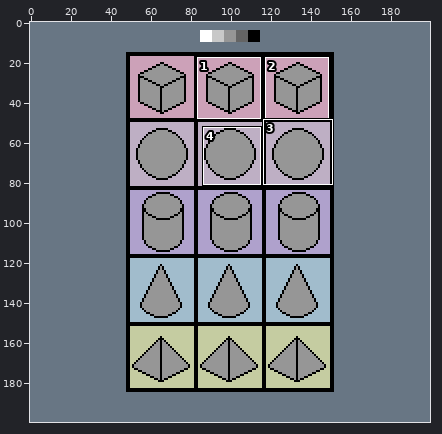
Pixel-art file, stored at Section 2 - Shading and lighting/3d-objects.ase. Above, an overview of the earlier version with the close-up marked.
Close-up. First the earlier version:
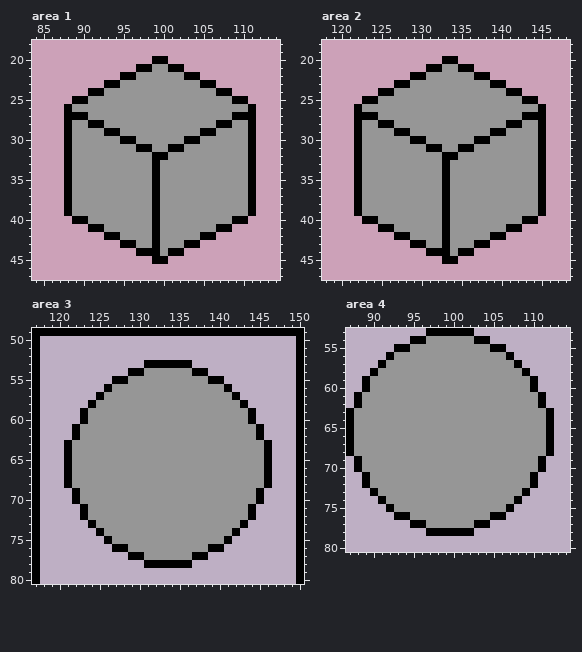
200x200 pixels, 1 frame. Shown: area 1: x 84..114, y 18..47; area 2: x 118..148, y 18..47; area 3: x 117..150, y 49..80; area 4: x 87..114, y 53..80. The commit also changed other parts of the picture, which this record leaves out.
The result:
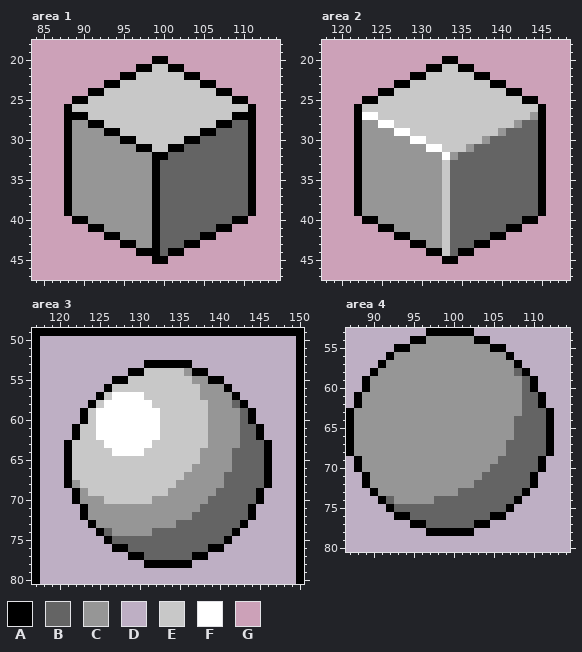
Palette (. is transparent): A #000000  B #646464  C #969696  D #beafc4  E #c8c8c8  F #ffffff  G #cca1b8
Edits made:
layer "Layer 1" added
Changed rows in their new state; - is an unchanged pixel.
Area 1, layer "Layer 1":
first column x 89:
21 ----------EE----------
22 --------EEEEEE--------
23 ------EEEEEEEEEE------
24 ----EEEEEEEEEEEEEE----
25 --EEEEEEEEEEEEEEEEEE--
26 EEEEEEEEEEEEEEEEEEEEEE
27 --EEEEEEEEEEEEEEEEEE--
28 ----EEEEEEEEEEEEEE--BB
29 ------EEEEEEEEEE--BBBB
30 --------EEEEEE--BBBBBB
31 ----------EE--BBBBBBBB
32 ------------BBBBBBBBBB
33 -----------BBBBBBBBBBB
34 -----------BBBBBBBBBBB
35 -----------BBBBBBBBBBB
36 -----------BBBBBBBBBBB
37 -----------BBBBBBBBBBB
38 -----------BBBBBBBBBBB
39 -----------BBBBBBBBBBB
40 -----------BBBBBBBBB--
41 -----------BBBBBBB----
42 -----------BBBBB------
43 -----------BBB--------
44 -----------B----------
Area 2, layer "Layer 1":
first column x 123:
21 ----------EE----------
22 --------EEEEEE--------
23 ------EEEEEEEEEE------
24 ----EEEEEEEEEEEEEE----
25 --EEEEEEEEEEEEEEEEEE--
26 EEEEEEEEEEEEEEEEEEEEEE
27 FFEEEEEEEEEEEEEEEEEEEC
28 --FFEEEEEEEEEEEEEEECBB
29 ----FFEEEEEEEEEEECBBBB
30 ------FFEEEEEEECBBBBBB
31 --------FFEEECBBBBBBBB
32 ----------FCBBBBBBBBBB
33 ----------EBBBBBBBBBBB
34 ----------EBBBBBBBBBBB
35 ----------EBBBBBBBBBBB
36 ----------EBBBBBBBBBBB
37 ----------EBBBBBBBBBBB
38 ----------EBBBBBBBBBBB
39 ----------EBBBBBBBBBBB
40 ----------EBBBBBBBBB--
41 ----------EBBBBBBB----
42 ----------EBBBBB------
43 ----------EBBB--------
44 ----------EB----------
Area 3, layer "Layer 1":
first column x 122:
54 ---------EEEEE----------
55 -------EEEEEEEE---------
56 -----EEEEEEEEEEE--------
57 ----EFFFFEEEEEEE--------
58 ---EFFFFFFEEEEEEE---B---
59 --EFFFFFFFFEEEEEE----B--
60 --EFFFFFFFFEEEEEE----B--
61 -EEFFFFFFFFEEEEEE----BB-
62 -EEFFFFFFFFEEEEEE----BB-
63 EEEEFFFFFFEEEEEEE----BBB
64 EEEEEFFFFEEEEEEE----BBBB
65 EEEEEEEEEEEEEEEE----BBBB
66 EEEEEEEEEEEEEEE-----BBBB
67 EEEEEEEEEEEEEE-----BBBBB
68 -EEEEEEEEEEEE------BBBBB
69 --EEEEEEEEEE------BBBBB-
70 ----EEEEEE-------BBBBBB-
71 ----------------BBBBBB--
72 ---------------BBBBBBB--
73 -------------BBBBBBBB---
74 ----B-----BBBBBBBBBB----
75 -----BBBBBBBBBBBBBB-----
76 -------BBBBBBBBBB-------
77 ---------BBBBBB---------
Area 4, layer "Layer 1":
first column x 92:
58 ----------------B---
59 -----------------B--
60 -----------------B--
61 -----------------BB-
62 -----------------BB-
63 -----------------BBB
64 ----------------BBBB
65 ----------------BBBB
66 ----------------BBBB
67 ---------------BBBBB
68 ---------------BBBBB
69 --------------BBBBB-
70 -------------BBBBBB-
71 ------------BBBBBB--
72 -----------BBBBBBB--
73 ---------BBBBBBBB---
74 B-----BBBBBBBBBB----
75 -BBBBBBBBBBBBBB-----
76 ---BBBBBBBBBB-------
77 -----BBBBBB---------
